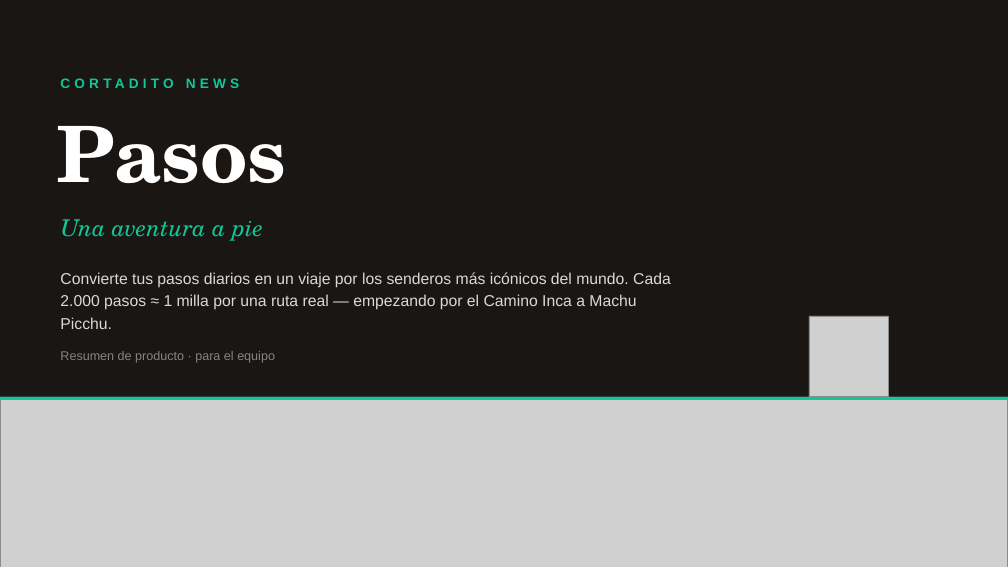
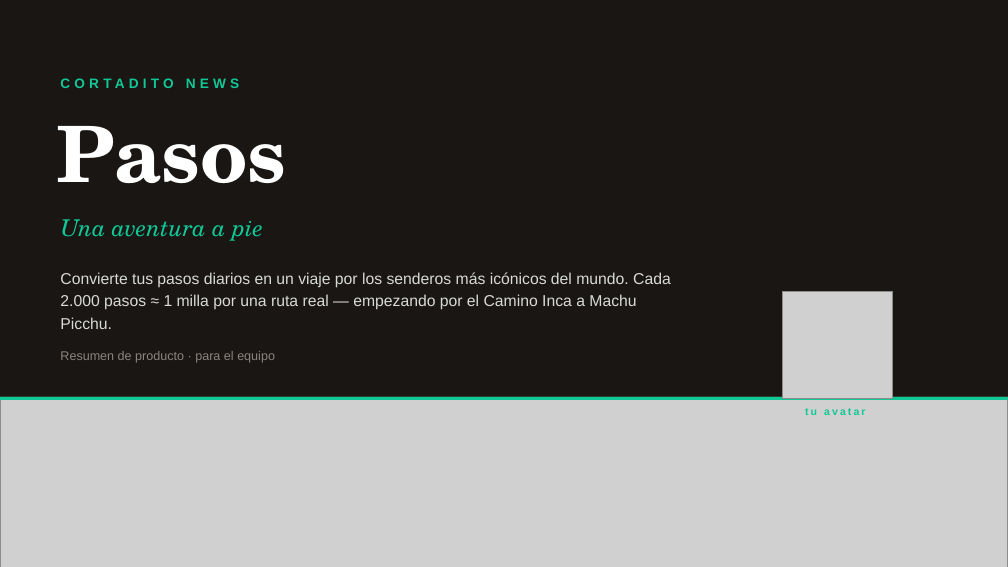
Before and after one commit to Dre-cortadito/Pasos, a slide deck: slide 1 of Pasos-Presentacion-ES.pptx. Drawn at 1008x567 pixels with LibreOffice and Linux fonts; fonts in the diff are those of the drawing; grey boxes stand for pictures. Boxes give left, top, right and bottom in pixels: in the first picture for what was removed or moved away, otherwise in the second. Text is boxed around its words. In the diff, an @@ line names an element or a change of style, - is before the commit and + after.

```diff
--- a/Pasos-Presentacion-ES.pptx
+++ b/Pasos-Presentacion-ES.pptx
@@ picture: place and size @@
-picture at box(809, 316, 889, 397)
+picture at box(783, 291, 892, 399)
@@ text added at box(805, 408, 865, 415), 10 pt, text #10C896, bold @@
+tu avatar
```
Also in this commit, not shown: 1 other slide changed, 1 other file.
